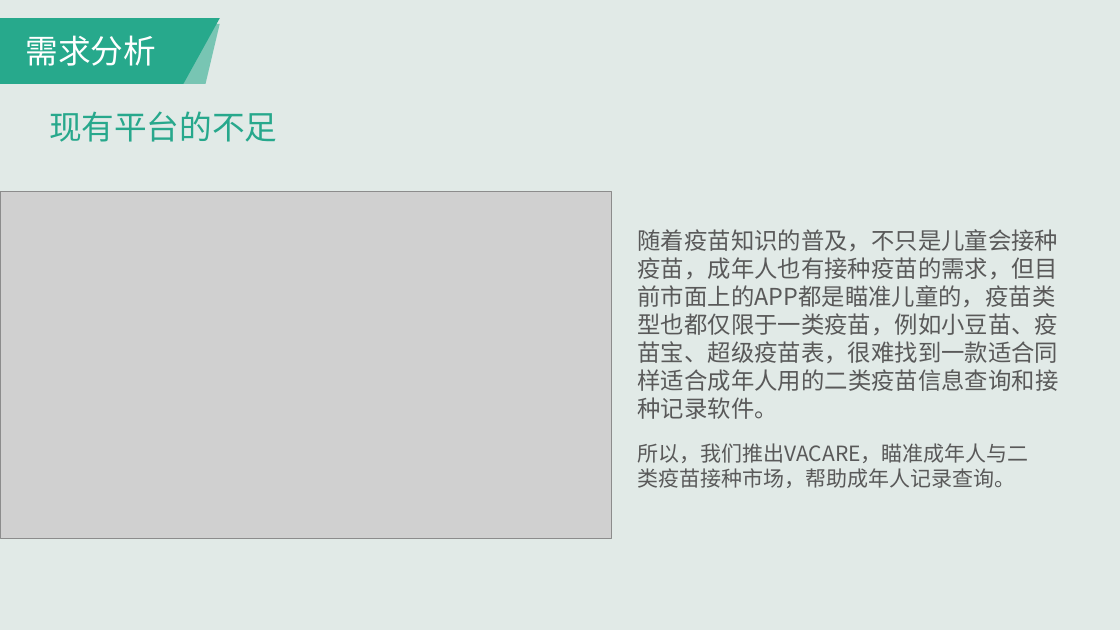
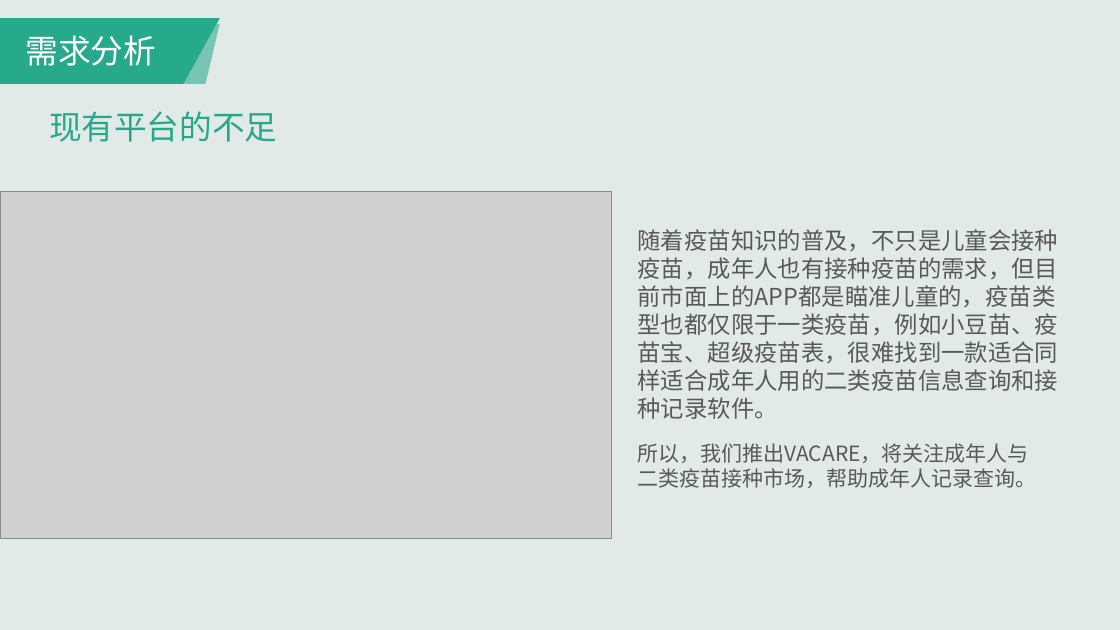
Before and after one commit to Super6-1/VACARE, a slide deck: slide 14 of VACARE产品发布会.pptx. Drawn at 1120x630 pixels with LibreOffice and Linux fonts; fonts in the diff are those of the drawing; grey boxes stand for pictures. Boxes give left, top, right and bottom in pixels: in the first picture for what was removed or moved away, otherwise in the second. Text is boxed around its words. In the diff, an @@ line names an element or a change of style, - is before the commit and + after.

```diff
--- a/VACARE产品发布会.pptx
+++ b/VACARE产品发布会.pptx
@@ text at <box>638,443,1037,488</box>: text changed @@
-所以，我们推出VACARE，瞄准成年人与二类疫苗接种市场，帮助成年人记录查询。
+所以，我们推出VACARE，将关注成年人与二类疫苗接种市场，帮助成年人记录查询。
```
Also in this commit, not shown: 8 other slides changed.
